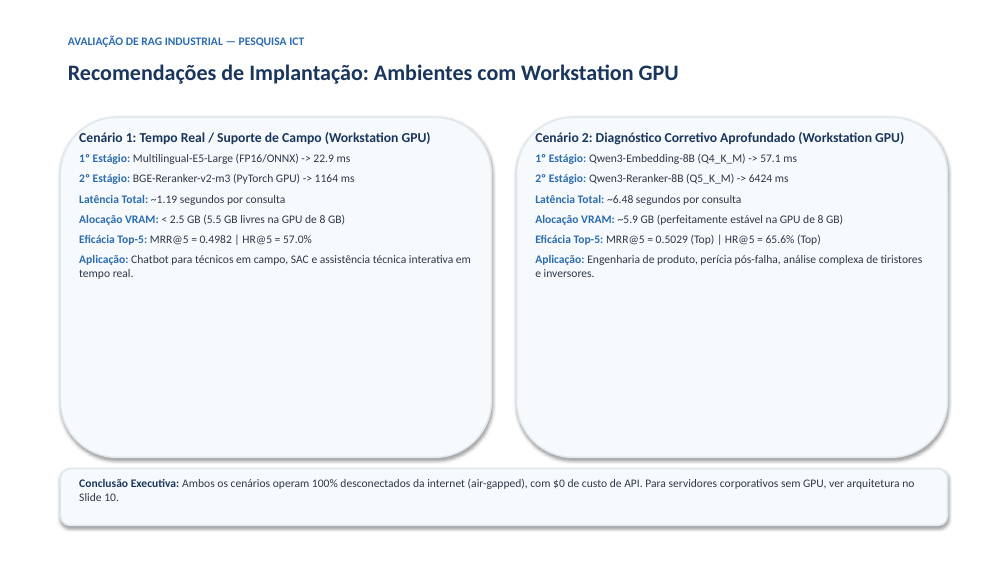
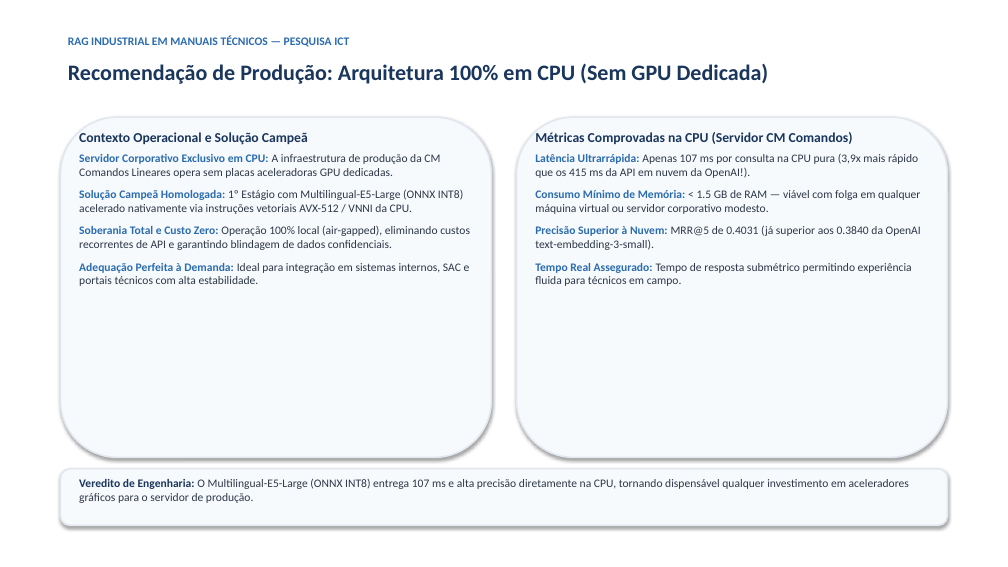
Before and after one commit to joaorura/rag_eval, a slide deck: slide 9 of docs/apresentacao_pesquisa_reuniao.pptx. Drawn at 1008x567 pixels with LibreOffice and Linux fonts; fonts in the diff are those of the drawing. Boxes give left, top, right and bottom in pixels: in the first picture for what was removed or moved away, otherwise in the second. Text is boxed around its words. In the diff, an @@ line names an element or a change of style, - is before the commit and + after.

```diff
--- a/docs/apresentacao_pesquisa_reuniao.pptx
+++ b/docs/apresentacao_pesquisa_reuniao.pptx
@@ text at box(68, 36, 349, 47): text changed @@
-AVALIAÇÃO DE RAG INDUSTRIAL — PESQUISA ICT
+RAG INDUSTRIAL EM MANUAIS TÉCNICOS — PESQUISA ICT
@@ text at box(68, 64, 769, 84): text changed @@
-Recomendações de Implantação: Ambientes com Workstation GPU
+Recomendação de Produção: Arquitetura 100% em CPU (Sem GPU Dedicada)
@@ text at box(79, 132, 470, 286): text changed @@
-Cenário 1: Tempo Real / Suporte de Campo (Workstation GPU)
-1º Estágio: Multilingual-E5-Large (FP16/ONNX) -> 22.9 ms
-2º Estágio: BGE-Reranker-v2-m3 (PyTorch GPU) -> 1164 ms
-Latência Total: ~1.19 segundos por consulta
-Alocação VRAM: < 2.5 GB (5.5 GB livres na GPU de 8 GB)
-Eficácia Top-5: MRR@5 = 0.4982 | HR@5 = 57.0%
-Aplicação: Chatbot para técnicos em campo, SAC e assistência técnica interativa em tempo real.
+Contexto Operacional e Solução Campeã
+Servidor Corporativo Exclusivo em CPU: A infraestrutura de produção da CM Comandos Lineares opera sem placas aceleradoras GPU dedicadas.
+Solução Campeã Homologada: 1º Estágio com Multilingual-E5-Large (ONNX INT8) acelerado nativamente via instruções vetoriais AVX-512 / VNNI da CPU.
+Soberania Total e Custo Zero: Operação 100% local (air-gapped), eliminando custos recorrentes de API e garantindo blindagem de dados confidenciais.
+Adequação Perfeita à Demanda: Ideal para integração em sistemas internos, SAC e portais técnicos com alta estabilidade.
@@ text at box(535, 132, 921, 286): text changed @@
-Cenário 2: Diagnóstico Corretivo Aprofundado (Workstation GPU)
-1º Estágio: Qwen3-Embedding-8B (Q4_K_M) -> 57.1 ms
-2º Estágio: Qwen3-Reranker-8B (Q5_K_M) -> 6424 ms
-Latência Total: ~6.48 segundos por consulta
-Alocação VRAM: ~5.9 GB (perfeitamente estável na GPU de 8 GB)
-Eficácia Top-5: MRR@5 = 0.5029 (Top) | HR@5 = 65.6% (Top)
-Aplicação: Engenharia de produto, perícia pós-falha, análise complexa de tiristores e inversores.
+Métricas Comprovadas na CPU (Servidor CM Comandos)
+Latência Ultrarrápida: Apenas 107 ms por consulta na CPU pura (3,9x mais rápido que os 415 ms da API em nuvem da OpenAI!).
+Consumo Mínimo de Memória: < 1.5 GB de RAM — viável com folga em qualquer máquina virtual ou servidor corporativo modesto.
+Precisão Superior à Nuvem: MRR@5 de 0.4031 (já superior aos 0.3840 da OpenAI text-embedding-3-small).
+Tempo Real Assegurado: Tempo de resposta submétrico permitindo experiência fluida para técnicos em campo.
@@ text at box(79, 479, 909, 503): text changed @@
-Conclusão Executiva: Ambos os cenários operam 100% desconectados da internet (air-gapped), com $0 de custo de API. Para servidores corporativos sem GPU, ver arquitetura no Slide 10.
+Veredito de Engenharia: O Multilingual-E5-Large (ONNX INT8) entrega 107 ms e alta precisão diretamente na CPU, tornando dispensável qualquer investimento em aceleradores gráficos para o servidor de produção.
```
Also in this commit, not shown: 10 other slides changed, 9 other files.
